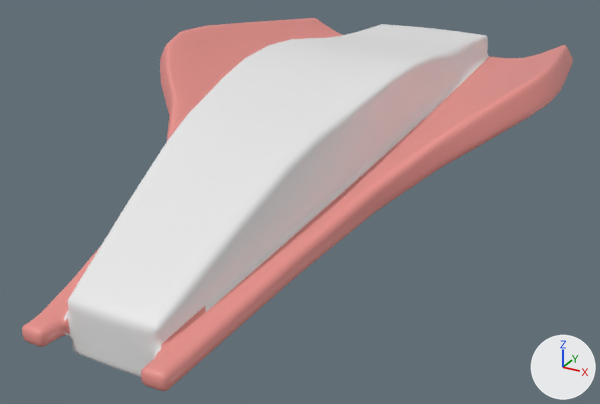
The FBX model Beyond The Line/Assets/Models/Ships/ship01.fbx as it was, and as the next commit left it.
One viewpoint serves both versions: a camera (50 mm lens) standing at (2.05, -4.14, 1.53) and looking at (0.0, -0.42, -0.34). The axes (+X, +Y, +Z) are drawn at lower right. The lights are the same throughout. Where no turn or scale is listed for an object, it has been applied to the vertices.

Before the edit, the objects in view are built like this:
```python
me_cube_006 = bpy.data.meshes.new('Cube.006')
me_cube_006.from_pydata(...)  # 2610 vertices, 2608 faces; spans x -1.19..1.19, y -2.14..1.62, z -0.48..0.41
# faces by material slot: [1208, 1400]
me_cube_006.materials.append(mat_ship1)  # white #e7e7e7
me_cube_006.materials.append(mat_ship2)  # pink #e7908a
ob_cube_001 = bpy.data.objects.new('Cube.001', me_cube_006)
ob_cube_001.location = (0.0, 0.0, 0.0)
```
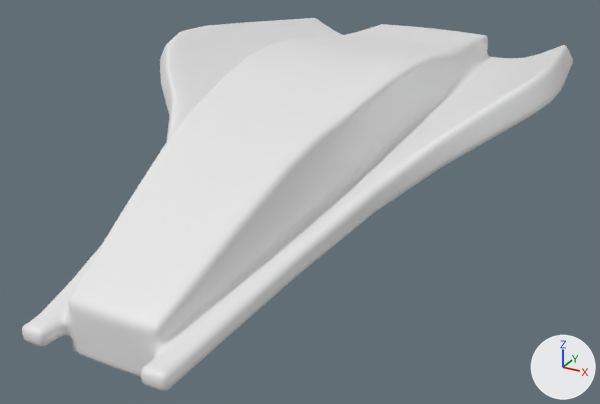
What differs and where, as boxes (x1, y1, x2, y2) in the pictures (600 x 404 px; the box of a moved part takes in the faces that stretch with it):
part 1 of me_cube_006, moved or reshaped: before (141, 45, 566, 385); after (141, 45, 565, 385)
part 2 of me_cube_006, recoloured (pink to white): (22, 18, 573, 391) in both

The change, as a diff of the scene's bpy script:
```diff
--- a/Beyond The Line/Assets/Models/Ships/ship01.fbx.py
+++ b/Beyond The Line/Assets/Models/Ships/ship01.fbx.py
@@ me_cube_006 @@
 me_cube_006.from_pydata(...)  # 2610 vertices, 2608 faces; spans x -1.19..1.19, y -2.14..1.62, z -0.48..0.41
 # used by ob_cube_001; location = (0.0, 0.0, 0.0)
-me_cube_006.materials.append(mat_ship1)  # white #e7e7e7
+# me_cube_006 part 1
+# 12 vertices are removed from x 0.25..1.0, y -2.13..1.56, z -0.38..0.26
+# 63 faces are deleted
+# 13 vertices move within x 0.24..1.0, y -2.13..1.57, z -0.39..0.26
+# 12 vertices are added at x 0.24..1.0, y -2.13..1.57, z -0.38..0.26
+# 63 new faces join them
+# me_cube_006 part 2: 1348 faces spanning x -1.19..1.19, y -2.14..1.59, z -0.4..0.41 switch from mat_ship2 (pink #e7908a) to no material
```
